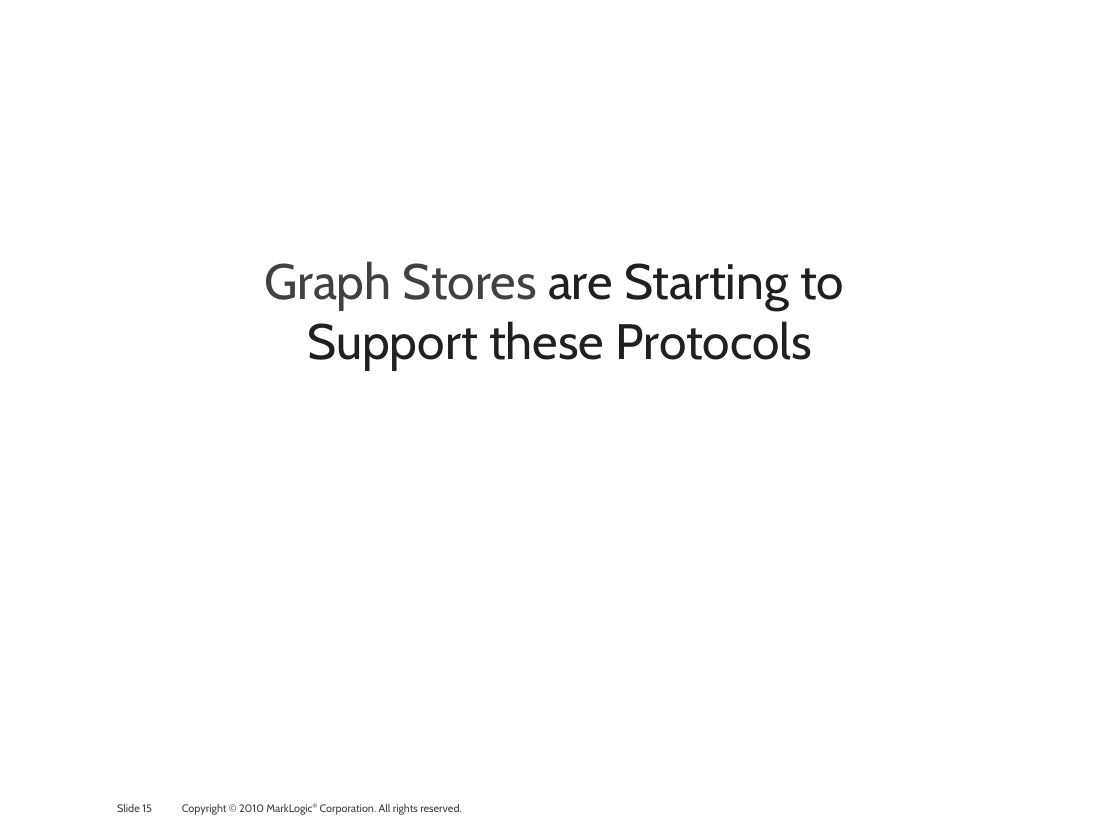
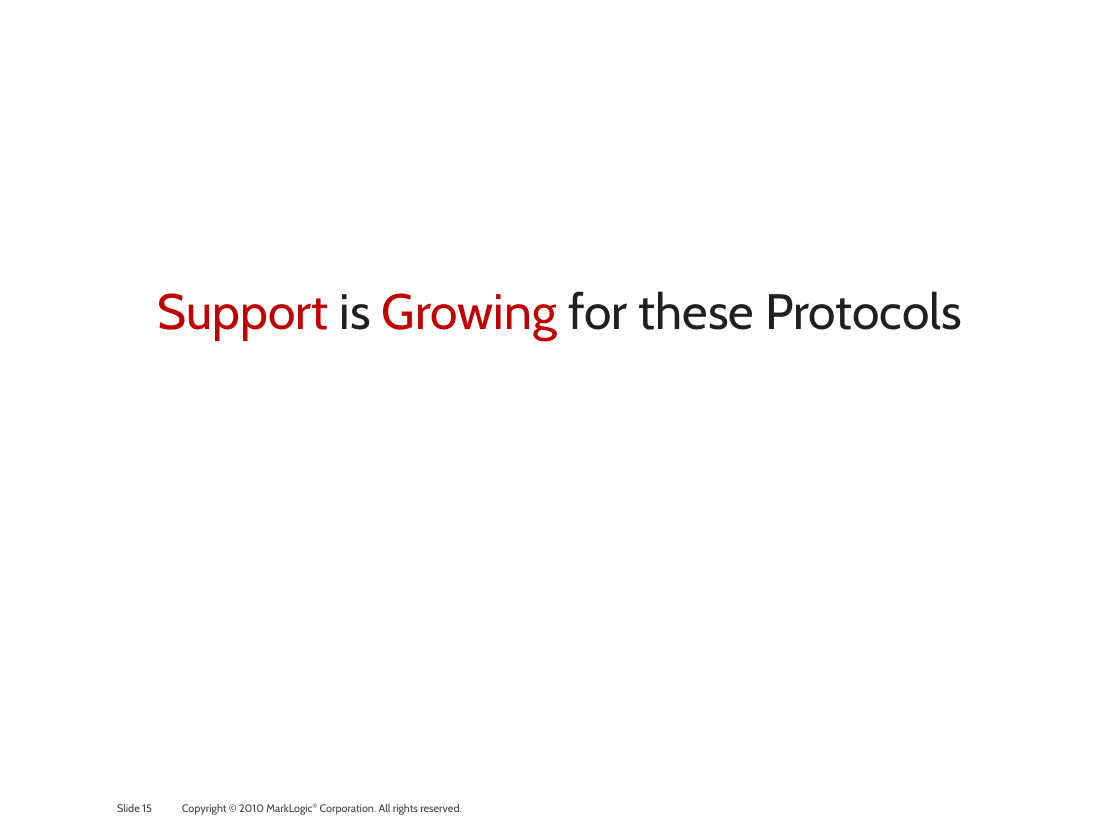
Before and after one commit to philipfennell/grasp, a slide deck: slide 15 of docs/marklogic_and_the_linked-data_connection.pptx. Drawn at 1120x840 pixels with LibreOffice and Linux fonts; fonts in the diff are those of the drawing; background and template pictures are left out. Boxes give left, top, right and bottom in pixels: in the first picture for what was removed or moved away, otherwise in the second. Text is boxed around its words. In the diff, an @@ line names an element or a change of style, - is before the commit and + after.

```diff
--- a/docs/marklogic_and_the_linked-data_connection.pptx
+++ b/docs/marklogic_and_the_linked-data_connection.pptx
@@ text at (x1=158, y1=291, x2=961, y2=340): text changed @@
-Graph Stores are Starting to
-Support these Protocols
+Support is Growing for these Protocols
```
Also in this commit, not shown: 14 other slides changed, 1 slide added, 2 slides removed.
